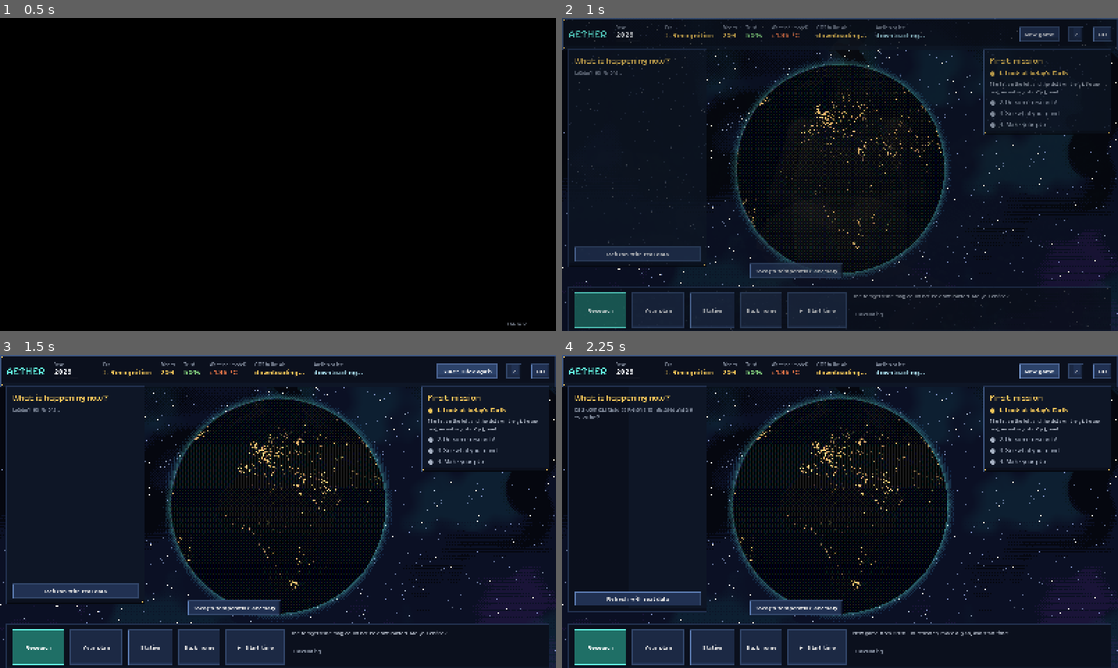
Above: before the commit, frames 1-4 (two rows, left to right).
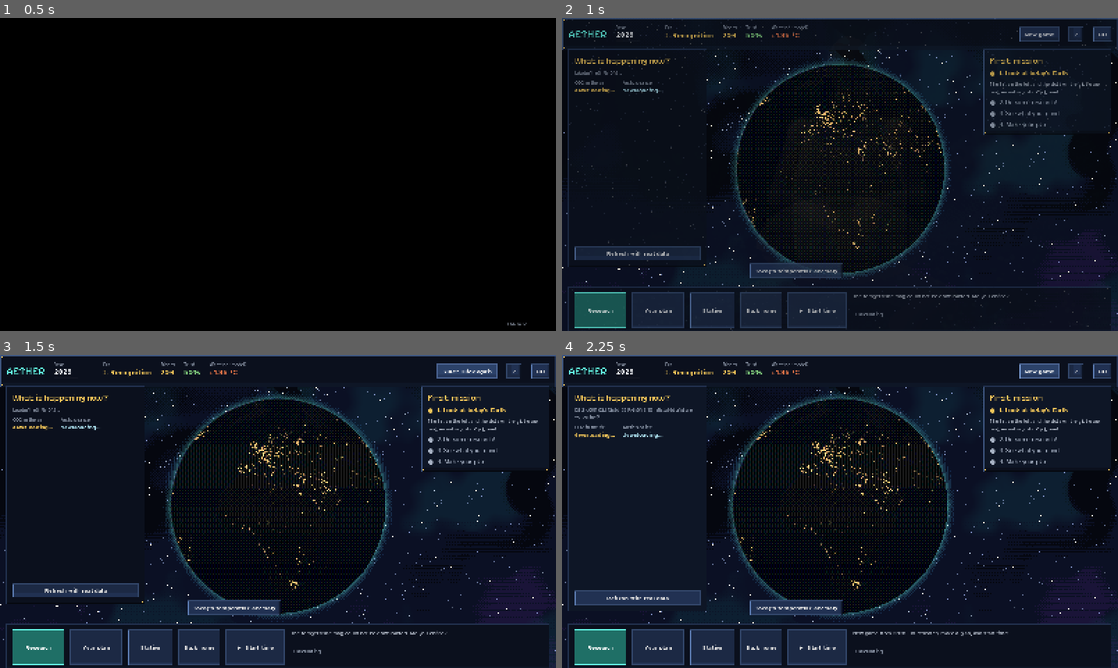
Above: after the commit, the same moments.

Repository: roadside/aether
Game: Godot game, scene res://scenes/main.tscn
Same seed, same stepped clock (60 frames per second), same inputs: the game is played once before the commit and once after it. Sound files missing from this copy of the repository are replaced by a short silence.
Inputs (mouse positions are in pixels of both pictures, inside the frame that each line leads up to):
- Up to frame 1 (0.5 s): no input
- Up to frame 2 (1 s): tap Enter at 0.5 s; drag from (840, 165) to (895, 105) at 0.52 s
- Up to frame 3 (1.5 s): click "New game" at 1.25 s
- Up to frame 4 (2.25 s): click "Sure? Click again" at 2 s

Frame 1 is identical in both runs. In frame 2, 0.5% of the frame differs, in the area x 2-66%, y 2-78%; in frame 3, 0.6%; in frame 4, 0.9%, in the area x 1-66%, y 2-83%.

Commit message:
Egyszerűbb felső sáv (a két mért adat a bal panelre), AI-választó: a nem elérhető AI-k egy gomb mögött; az AI-összegzésből kimarad a nem ellenőrzött szám; az ünneplés nem takar
Co-Authored-By: Claude Fable 5.2 <noreply@anthropic.com>
Claude-Session: https://claude.ai/code/session_01T6sPwaPiVjASr8DLyjC9bo

Diff:
--- a/AETHER_godot/scripts/i18n_2.gd
+++ b/AETHER_godot/scripts/i18n_2.gd
@@ -2,6 +2,7 @@
 ## További angol fordítások (kulcs: a magyar szöveg). Az i18n.gd t() függvénye ezt is nézi.
 
 const EN := {
+	"Saját AI beállítása": "Set up your own AI",
 	# archívum és tanulás olvasással
 	"Idén már eleget tanultál és kutattál. Jövőre folytathatod!": "You have learned and researched enough this year. Continue next year!",
 	"Az AETHER archívumából: ezt a kutatást egy AI már elvégezte (%s), a játék ellenőrizte.": "From the AETHER archive: an AI already did this research (%s) and the game verified it.",
--- a/AETHER_godot/scripts/main.gd
+++ b/AETHER_godot/scripts/main.gd
@@ -444,10 +444,18 @@
 	v.add_child(UI.heading(L.t("Mi történik most?"), 24))
 	_world_note = UI.label(L.t("Valós jelentések betöltése…"), 14, UI.MUTE)
 	v.add_child(_world_note)
+	# A két mért adat (CO2, tengeri jég) ide kerül a felső sávból: fent így kevesebb a szám.
+	var real := UI.hbox(22)
+	for k in ["co2", "jeg"]:
+		var box: Control = (_stats[k] as Label).get_parent()
+		box.get_parent().remove_child(box)
+		real.add_child(box)
+		(_stats[k] as Label).add_theme_font_size_override("font_size", 17)
+	v.add_child(real)
 	# A kártyák görgethető, rögzített magasságú dobozban vannak, így a frissítés
 	# gomb mindig a képernyőn marad (az alsó sáv fölött).
 	var scroll := ScrollContainer.new()
-	scroll.custom_minimum_size = Vector2(0, 470)
+	scroll.custom_minimum_size = Vector2(0, 418)
 	scroll.horizontal_scroll_mode = ScrollContainer.SCROLL_MODE_DISABLED
 	v.add_child(scroll)
 	_events_box = UI.vbox(8)
@@ -1166,7 +1174,7 @@
 	await get_tree().process_frame
 	if not is_instance_valid(p):
 		return
-	p.position = Vector2((1600 - p.size.x) / 2.0, 360)
+	p.position = Vector2((1600 - p.size.x) / 2.0, 690)   # az ablak alatt: nem takarja az eredményt
 	p.pivot_offset = p.size * 0.5
 	p.scale = Vector2(0.6, 0.6)
 	var tw := create_tween()
--- a/AETHER_godot/scripts/research_flow.gd
+++ b/AETHER_godot/scripts/research_flow.gd
@@ -562,6 +562,7 @@
 	if _saved_ai() != "" and _ai_status.get(_saved_ai(), {}).get("elerheto", false):
 		best = _saved_ai()   # amit legutóbb választott
 	var group := ButtonGroup.new()
+	var adv := UI.vbox(10)
 	var key_box := UI.vbox(6)
 	var key_label := UI.label("", 16, UI.SOFT)
 	var key := LineEdit.new()
@@ -598,8 +599,20 @@
 			c.add_child(UI.label(str(st.get("ok", "")), 15, UI.MUTE))
 		if id == "ollama":
 			_add_hardware_info(c, st)
-		_body.add_child(UI.card_root(c))
+		# ami most nem használható (nincs kulcs, nem fut), az a „Saját AI beállítása” mögé kerül
+		if id != "none" and not st.get("elerheto", false) and id != best:
+			adv.add_child(UI.card_root(c))
+		else:
+			_body.add_child(UI.card_root(c))
 	_ai = best
+	if adv.get_child_count() > 0:
+		adv.visible = false
+		var adv_btn := UI.button(L.t("Saját AI beállítása"))
+		adv_btn.size_flags_horizontal = Control.SIZE_SHRINK_BEGIN
+		var adv_fn := func() -> void: adv.visible = not adv.visible
+		adv_btn.pressed.connect(adv_fn)
+		_body.add_child(adv_btn)
+		_body.add_child(adv)
 	# API-kulcs megadása: csak erre a futásra kerül a környezetbe, sehova nem mentjük
 	key_box.visible = false
 	key_box.add_child(key_label)
